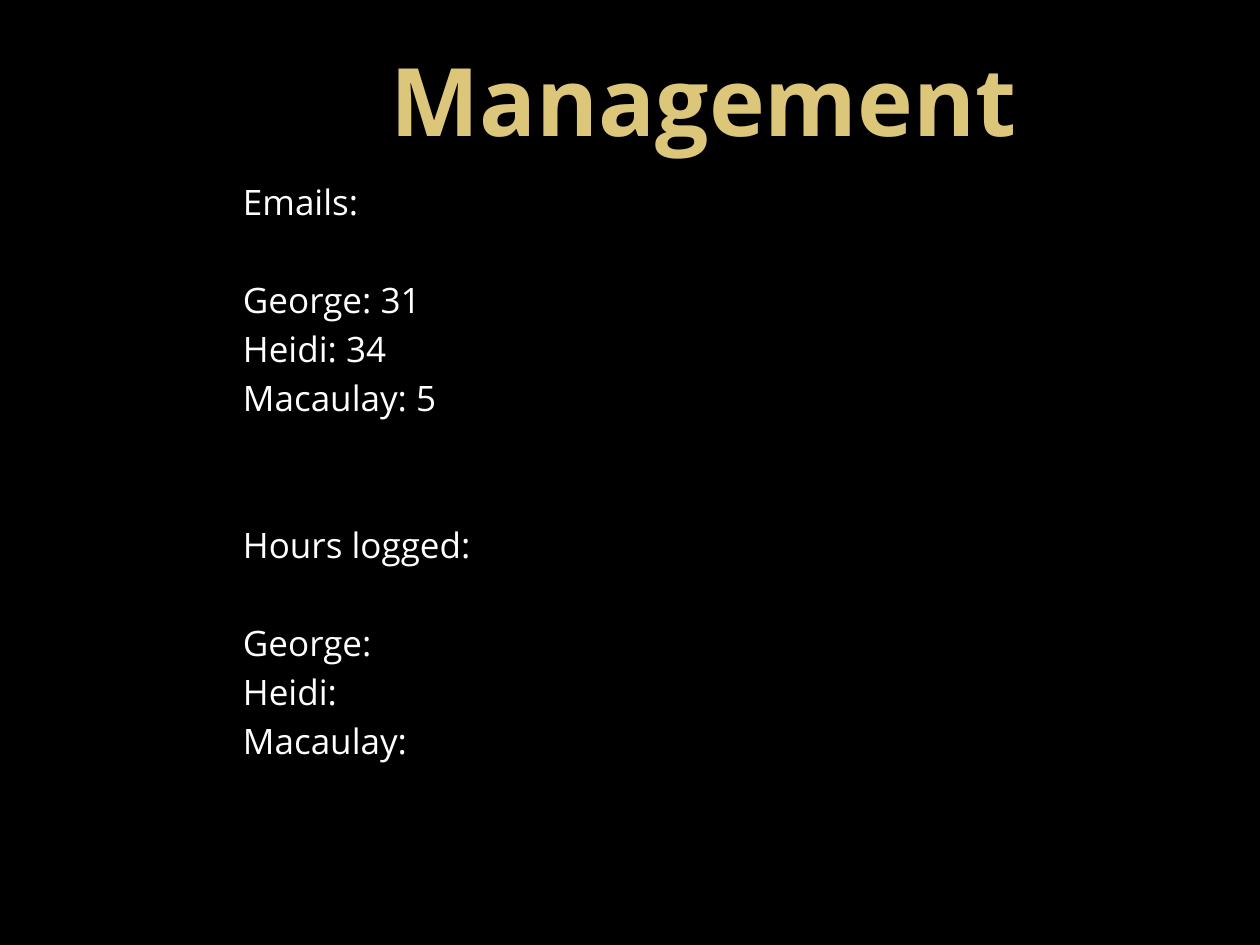
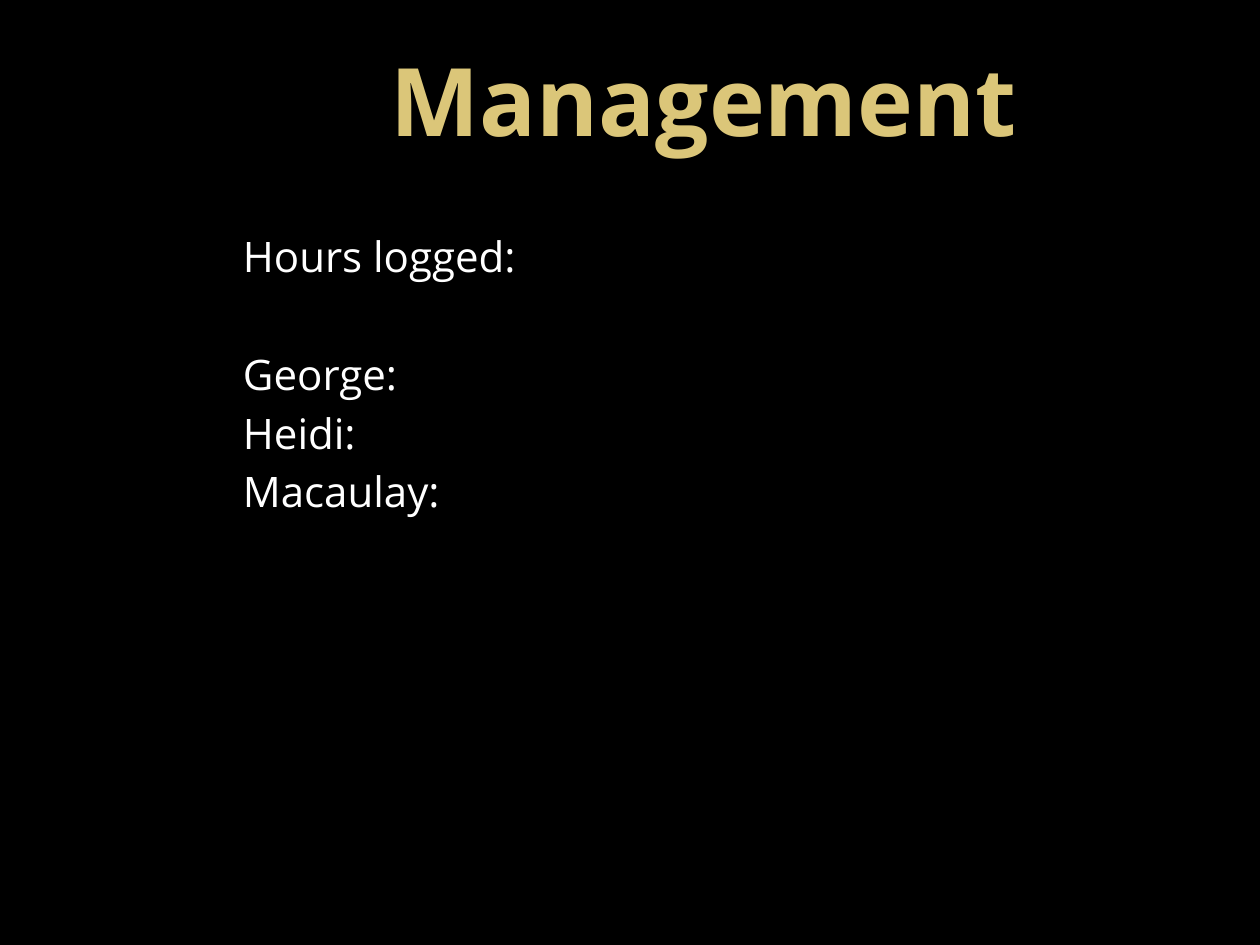
Before and after one commit to UoSGamesGroups/second-semester-level-4-5-s2-group-13, a slide deck: slide 13 of Group 13 Powerpoint presentation2.pptx. Drawn at 1260x945 pixels with LibreOffice and Linux fonts; fonts in the diff are those of the drawing. Boxes give left, top, right and bottom in pixels: in the first picture for what was removed or moved away, otherwise in the second. Text is boxed around its words. In the diff, an @@ line names an element or a change of style, - is before the commit and + after.

```diff
--- a/Group 13 Powerpoint presentation2.pptx
+++ b/Group 13 Powerpoint presentation2.pptx
@@ text "Hours logged:" at <box>243,240,515,517</box>: size 20 to 24 pt @@
@@ text at <box>243,188,436,420</box>: paragraphs removed @@
-Emails:
-George: 31
-Heidi: 34
-Macaulay: 5
```
Also in this commit, not shown: 1 other slide changed, 1 other file.
